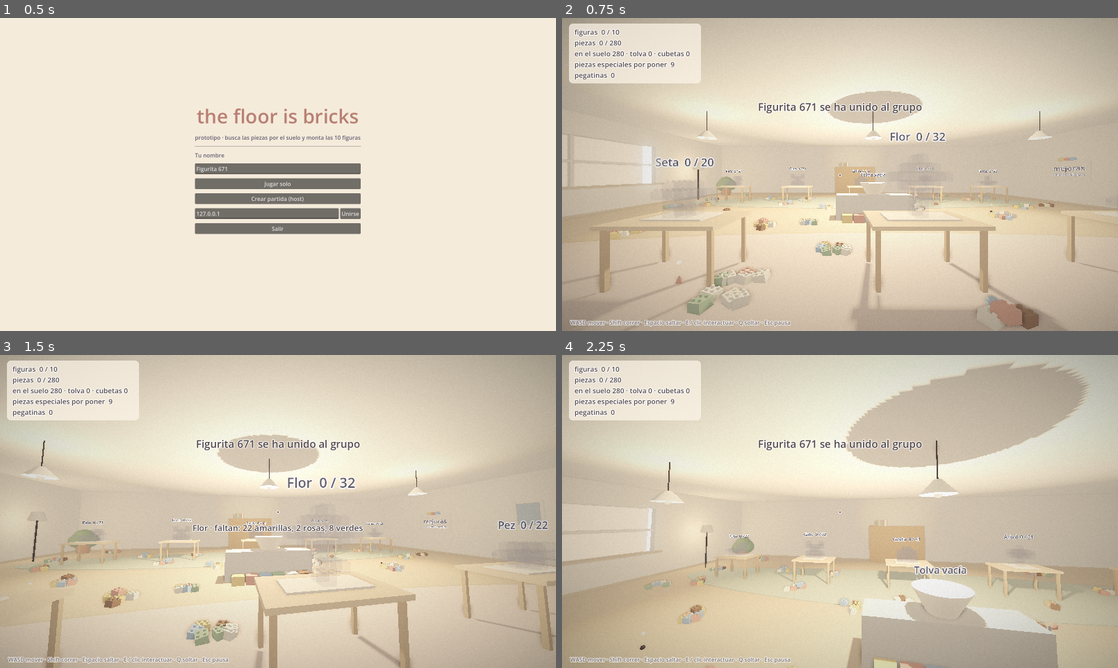
Above: before the commit, frames 1-4 (two rows, left to right).
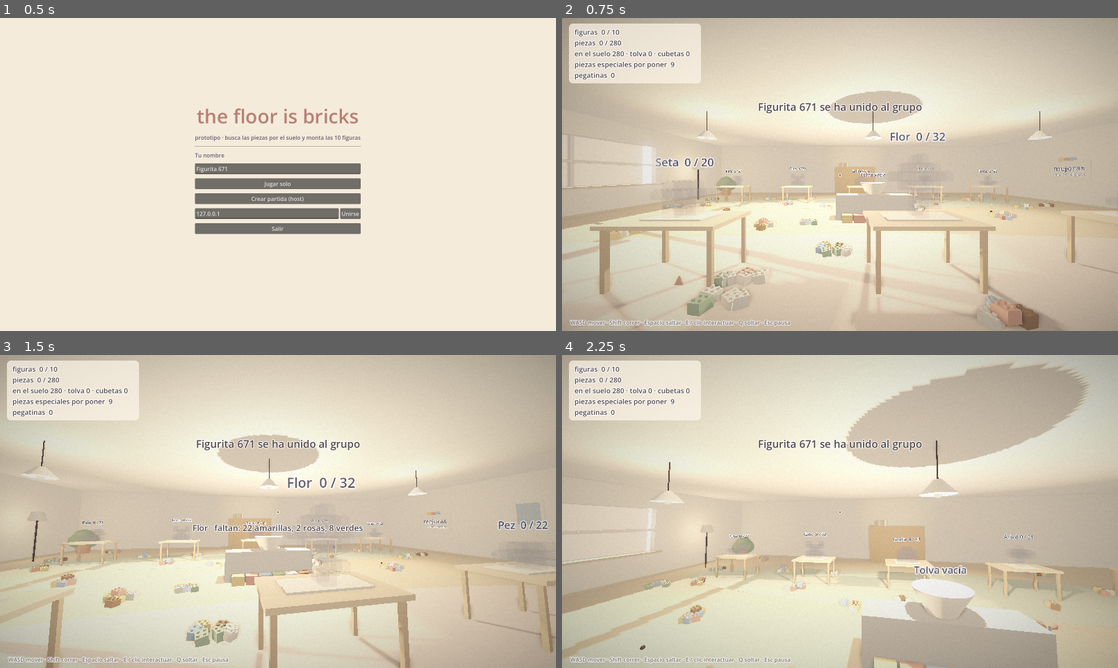
Above: after the commit, the same moments.

Repository: BaltaJmn/steam
Game: Godot game, scene res://scenes/menu.tscn
Same seed, same stepped clock (60 frames per second), same inputs: the game is played once before the commit and once after it.
Inputs (mouse positions are in pixels of both pictures, inside the frame that each line leads up to):
- Up to frame 1 (0.5 s): no input
- Up to frame 2 (0.75 s): click "Jugar solo" at 0.5 s
- Up to frame 3 (1.5 s): tap Enter at 1.25 s; move the mouse to (305, 511) at 1.27 s; hold W (move_forward) from 1.28 s (still down); tap Q (drop) at 1.35 s; click (305, 511) at 1.42 s
- Up to frame 4 (2.25 s): keep holding W (move_forward); tap Space (jump) at 1.52 s; move the mouse to (812, 511) at 2.02 s; tap E (interact) at 2.1 s

Frame 1 is identical in both runs. In frame 2, 6.4% of the frame differs, in the area x 0-100%, y 52-100%; in frame 3, 2.6%; in frame 4, 7.4%, in the area x 0-97%, y 51-100%.

Commit message:
Fix sunlight, window escape, slot aim size and rug sinking
From an independent review of the lofi rework:
- The sky panel outside the window cast a shadow over the sun spot;
  it no longer casts shadows, so the sunset light enters the room.
- An invisible collider fills the window so players cannot jump out;
  a disconnecting player's special piece is clamped inside the room.
- Slot aim boxes now scale with the block size instead of covering
  half of small figures.
- Rugs are 4 mm thin so pieces don't sink into them.
- Remove an unused variable in the helper toy.

Co-Authored-By: Claude Opus 5.5 <noreply@anthropic.com>
Claude-Session: https://claude.ai/code/session_01TGADas6ZE4wBW7snds5YUZ

Diff:
--- a/game/scripts/autoload/game.gd
+++ b/game/scripts/autoload/game.gd
@@ -601,7 +601,11 @@
 		var pos: Vector3 = player_pos.get(id, Vector3.ZERO)
 		item["state"] = "loose"
 		item["holder"] = 0
-		item["pos"] = Vector3(pos.x, maxf(pos.y, 0.0), pos.z)
+		item["pos"] = Vector3(
+			clampf(pos.x, -Balance.ROOM_HALF_X, Balance.ROOM_HALF_X),
+			clampf(pos.y, 0.0, 5.0),
+			clampf(pos.z, -Balance.ROOM_HALF_Z, Balance.ROOM_HALF_Z)
+		)
 		_mark("item:%d" % item_id)
 	_srv_return_load(id)
 	players.erase(id)
--- a/game/scripts/room.gd
+++ b/game/scripts/room.gd
@@ -108,7 +108,10 @@
 	var window_height := WINDOW_TOP - WINDOW_BOTTOM
 	var center_y := (WINDOW_BOTTOM + WINDOW_TOP) / 2.0
 	var frame_x := -HALF_X - WALL / 2.0
-	Visuals.mesh_instance(self, Visuals.box_mesh(Vector3(0.02, window_height + 0.6, WINDOW_Z * 2.0 + 0.8)), Vector3(-HALF_X - WALL - 0.8, center_y, 0), "window_glow")
+	var sky := Visuals.mesh_instance(self, Visuals.box_mesh(Vector3(0.02, window_height + 0.6, WINDOW_Z * 2.0 + 0.8)), Vector3(-HALF_X - WALL - 0.8, center_y, 0), "window_glow")
+	sky.cast_shadow = GeometryInstance3D.SHADOW_CASTING_SETTING_OFF  # si no, tapa el sol
+	# Cristal invisible: que nadie se salga por la ventana.
+	Visuals.static_box(self, Vector3(WALL, window_height, WINDOW_Z * 2.0), Vector3(frame_x, center_y, 0), Visuals.LAYER_WORLD)
 	Visuals.mesh_instance(self, Visuals.box_mesh(Vector3(0.06, window_height, 0.06)), Vector3(frame_x, center_y, 0), "wall")
 	Visuals.mesh_instance(self, Visuals.box_mesh(Vector3(0.06, 0.06, WINDOW_Z * 2.0)), Vector3(frame_x, center_y, 0), "wall")
 	Visuals.mesh_instance(self, Visuals.box_mesh(Vector3(0.35, 0.05, WINDOW_Z * 2.0 + 0.2)), Vector3(-HALF_X + 0.05, WINDOW_BOTTOM, 0), "baseboard")
@@ -173,9 +176,9 @@
 		var disc := CylinderMesh.new()
 		disc.top_radius = 1.0
 		disc.bottom_radius = 1.0
-		disc.height = 0.02
+		disc.height = 0.004
 		disc.radial_segments = 48
-		var instance := Visuals.mesh_instance(self, disc, Vector3(0, 0.01, rug[0]), rug[1])
+		var instance := Visuals.mesh_instance(self, disc, Vector3(0, 0.002, rug[0]), rug[1])
 		instance.scale = Vector3(8.0, 1.0, 1.7)
 	# Plantas
 	for pos in [Vector3(-8.2, 0, -6.2), Vector3(8.2, 0, 6.2), Vector3(-8.2, 0, 5.8)]:
--- a/game/scripts/slot.gd
+++ b/game/scripts/slot.gd
@@ -27,11 +27,12 @@
 	_area.collision_layer = Visuals.LAYER_INTERACT
 	_area.collision_mask = 0
 	_area.monitoring = false
+	var block := FigureData.BLOCK
 	var shape := BoxShape3D.new()
-	shape.size = Vector3(0.5, height + 0.25, 0.5)
+	shape.size = Vector3(block.x * 1.6, height + block.y, block.z * 1.6)
 	var collision := CollisionShape3D.new()
 	collision.shape = shape
-	collision.position = Vector3(0, (height + 0.25) / 2.0, 0)
+	collision.position = Vector3(0, (height + block.y) / 2.0, 0)
 	_area.add_child(collision)
 	add_child(_area)
 
--- a/game/scripts/worker.gd
+++ b/game/scripts/worker.gd
@@ -28,7 +28,7 @@
 		eye.height = 0.056
 		Visuals.mesh_instance(_body, eye, Vector3(0.06 * side, 0.93, -0.16), "ink")
 	# Llave de cuerda en la espalda y una pieza en brazos cuando lleva carga.
-	var key := Visuals.mesh_instance(_body, Visuals.box_mesh(Vector3(0.04, 0.2, 0.25)), Vector3(0, 0.5, 0.28), "metal")
+	Visuals.mesh_instance(_body, Visuals.box_mesh(Vector3(0.04, 0.2, 0.25)), Vector3(0, 0.5, 0.28), "metal")
 	_load = Visuals.mesh_instance(_body, Visuals.brick_mesh(), Vector3(0, 0.5, -0.32), "coral")
 	_load.scale = Vector3.ONE * 1.4
 	_load.visible = false
